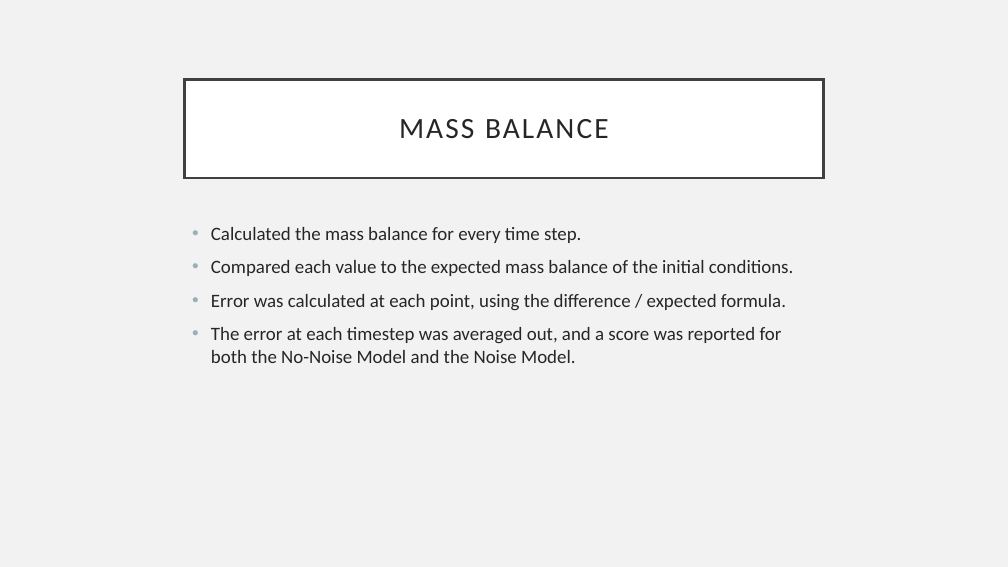
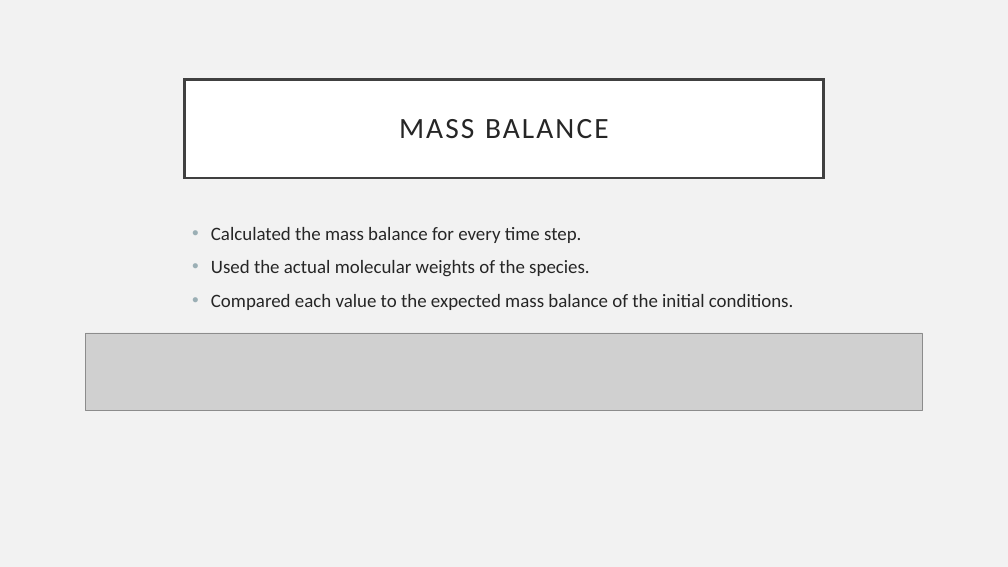
Before and after one commit to ayandeephazra/Chemical_Origins_Of_Life, a slide deck: slide 9 of Semesters/SPRING 2022/1.19/1.19.pptx. Drawn at 1008x567 pixels with LibreOffice and Linux fonts; fonts in the diff are those of the drawing; grey boxes stand for pictures. Boxes give left, top, right and bottom in pixels: in the first picture for what was removed or moved away, otherwise in the second. Text is boxed around its words. In the diff, an @@ line names an element or a change of style, - is before the commit and + after.

Commit message:
mass balance fix

```diff
--- a/Semesters/SPRING 2022/1.19/1.19.pptx
+++ b/Semesters/SPRING 2022/1.19/1.19.pptx
@@ text at (x1=211, y1=260, x2=590, y2=277): paragraph added @@
+• Used the actual molecular weights of the species.
@@ text at (x1=211, y1=294, x2=786, y2=363): paragraphs removed @@
-• Error was calculated at each point, using the difference / expected formula.
-• The error at each timestep was averaged out, and a score was reported for both the No-Noise Model and the Noise Model.
@@ picture added at (x1=85, y1=333, x2=923, y2=411) @@
```
Also in this commit, not shown: 5 other slides changed, 3 slides added, 1 slide removed, 10 other files.
